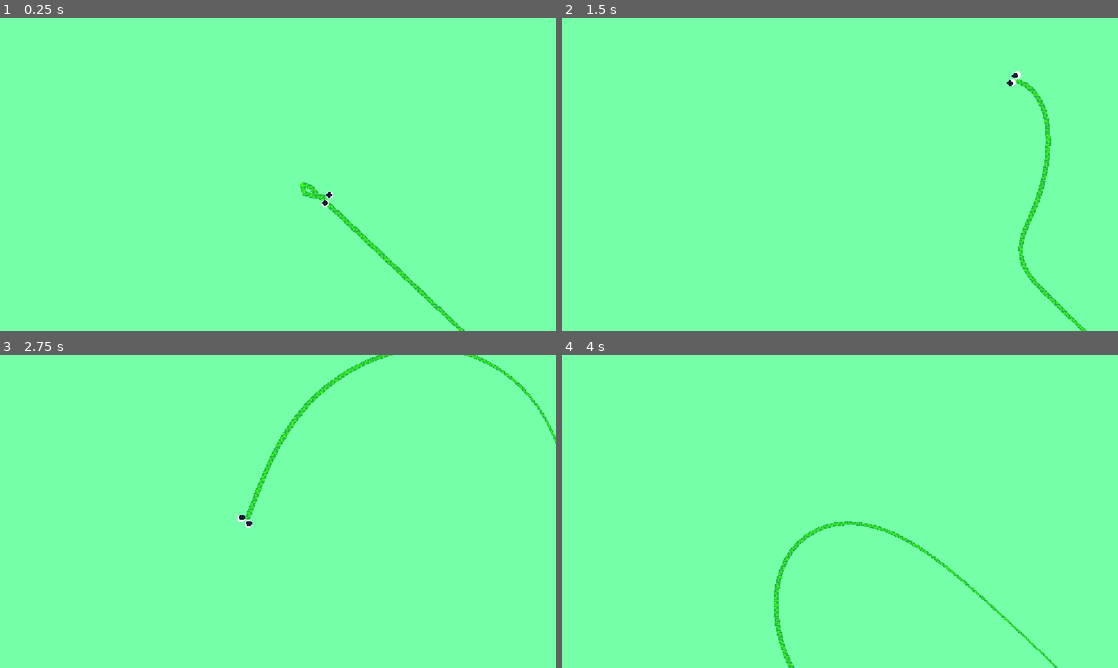
Above: before the commit, frames 1-4 (two rows, left to right).
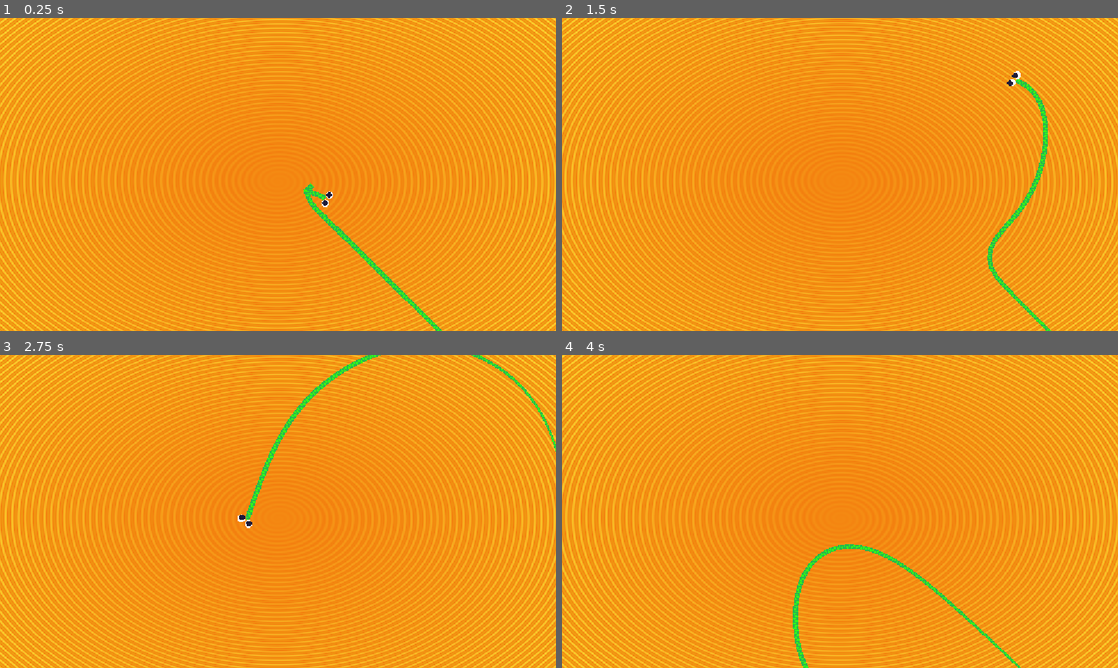
Above: after the commit, the same moments.

Repository: LeviathanGamez/Coil-Rush
Game: Godot game, scene res://scenes/main.tscn
Same seed, same stepped clock (60 frames per second), same inputs: the game is played once before the commit and once after it.
Inputs (mouse positions are in pixels of both pictures, inside the frame that each line leads up to):
- Up to frame 1 (0.25 s): no input
- Up to frame 2 (1.5 s): tap Enter at 0.5 s; move the mouse to (962, 158) at 0.52 s; hold Right 0.53-1.28 s; hold Space (click) 0.53-1.28 s; click (962, 158) at 0.67 s; move the mouse to (728, 190) at 1.27 s; hold Down from 1.28 s (still down); tap Alt at 1.35 s; click (728, 190) at 1.42 s
- Up to frame 3 (2.75 s): move the mouse to (333, 442) at 2.02 s; release Down at 2.03 s; hold Right from 2.03 s (still down); tap Shift at 2.1 s; click (333, 442) at 2.17 s
- Up to frame 4 (4 s): move the mouse to (812, 574) at 2.77 s; release Right at 2.78 s; hold Up 2.78-3.53 s; tap Space (click) at 2.85 s; click (812, 574) at 2.92 s; move the mouse to (1006, 558) at 3.52 s; hold Left from 3.53 s (still down); tap Alt at 3.6 s; click (1006, 558) at 3.67 s

The runs differ from the first frame. In frame 1, 100% of the frame differs, in the area x 0-100%, y 0-100%; in frame 2, 100%; in frame 3, 100%; in frame 4, 100%.

Commit message:
Added Sandy Background

Diff:
--- a/procedural-life/classes/joint.gd
+++ b/procedural-life/classes/joint.gd
@@ -18,7 +18,7 @@
 	var normal = Vector2(-direction.y,direction.x)
 
 	var t = Time.get_ticks_msec()/1000
-	var wave = sin(t * 100 + index * 0.4) * 0.1
+	var wave = sin(t * 1000 + index * 0.4) * 0.1
 	direction = direction.rotated(wave)
 	position = parent.position + direction * distance
 
--- a/procedural-life/scenes/main.tscn
+++ b/procedural-life/scenes/main.tscn
@@ -1,17 +1,35 @@
 [gd_scene format=3 uid="uid://dayetbey1huwv"]
 
 [ext_resource type="PackedScene" uid="uid://chb7he2my5eub" path="res://entities/snake2/snake_2.tscn" id="1_o5qli"]
+[ext_resource type="Shader" uid="uid://ccc1kjvjx8j2m" path="res://shaders/twirl.gdshader" id="2_0wfyh"]
+
+[sub_resource type="ShaderMaterial" id="ShaderMaterial_o5qli"]
+shader = ExtResource("2_0wfyh")
+shader_parameter/strength = 786.0
+shader_parameter/pivot = Vector2(0.5, 0.5)
+
+[sub_resource type="Gradient" id="Gradient_o5qli"]
+resource_local_to_scene = true
+offsets = PackedFloat32Array(0, 0.5424528, 1)
+colors = PackedColorArray(0.9863281, 0.89068425, 0.19649506, 1, 0.9550781, 0.4994428, 0.057826996, 1, 0.93359375, 0.66912585, 0.07658386, 1)
+
+[sub_resource type="GradientTexture2D" id="GradientTexture2D_3381y"]
+gradient = SubResource("Gradient_o5qli")
+width = 1000
+height = 1000
+repeat = 2
 
 [node name="Main" type="Node2D" unique_id=1662933116]
 
 [node name="Camera2D" type="Camera2D" parent="." unique_id=358829658]
 
-[node name="ColorRect" type="ColorRect" parent="." unique_id=1436051531]
+[node name="snake2" parent="." unique_id=274647588 instance=ExtResource("1_o5qli")]
+
+[node name="TextureRect" type="TextureRect" parent="." unique_id=843239813]
 z_index = -1
-offset_left = -768.0
-offset_top = -467.0
-offset_right = 827.0
-offset_bottom = 480.0
-color = Color(0.4627451, 1, 0.6627451, 1)
-
-[node name="snake2" parent="." unique_id=274647588 instance=ExtResource("1_o5qli")]
+material = SubResource("ShaderMaterial_o5qli")
+offset_left = -849.0
+offset_top = -552.0
+offset_right = 851.0
+offset_bottom = 581.0
+texture = SubResource("GradientTexture2D_3381y")
--- /dev/null
+++ b/procedural-life/shaders/rotate.gdshader
@@ -0,0 +1,29 @@
+shader_type canvas_item;
+
+uniform float angle : hint_range(0.0, 2.0 * 3.14, 0.1);
+uniform vec2 pivot = vec2(0.5,0.5);
+
+vec2 RotateUV( vec2 uv, vec2 center, float angle_rad){
+	mat2 rm = mat2(
+		vec2(cos(angle_rad),-sin(angle_rad)),
+		vec2(sin(angle_rad),cos(angle_rad))
+	);
+	uv -= center;
+	uv = rm * uv;
+	uv += center;
+
+	return uv;
+}
+
+void fragment() {
+	vec2 new_uv = RotateUV(UV, pivot, angle);
+	vec4 color_image = texture(TEXTURE, new_uv);
+	COLOR = color_image;
+	//COLOR.rg = UV;
+}
+
+
+//void light() {
+//	// Called for every pixel for every light affecting the CanvasItem.
+//	// Uncomment to replace the default light processing function with this one.
+//}
--- /dev/null
+++ b/procedural-life/shaders/twirl.gdshader
@@ -0,0 +1,31 @@
+shader_type canvas_item;
+
+uniform float strength : hint_range(0.0, 1000, 1);
+uniform vec2 pivot = vec2(0.5,0.5);
+
+vec2 TwirlUV( vec2 uv, vec2 center, float angle_rad){
+
+	uv -= center;
+	angle_rad *=  length(uv);
+	mat2 rm = mat2(
+		vec2(cos(angle_rad),-sin(angle_rad)),
+		vec2(sin(angle_rad),cos(angle_rad))
+	);
+	uv = rm * uv;
+	uv += center;
+
+	return uv;
+}
+
+void fragment() {
+	vec2 new_uv = TwirlUV(UV, pivot, strength+ float(sin(TIME)*2.0) * 10.0);
+	vec4 color_image = texture(TEXTURE, new_uv);
+	COLOR = color_image;
+	//COLOR.rg = UV;
+}
+
+
+//void light() {
+//	// Called for every pixel for every light affecting the CanvasItem.
+//	// Uncomment to replace the default light processing function with this one.
+//}
Not shown, added: procedural-life/shaders/rotate.gdshader.uid
Not shown, added: procedural-life/shaders/twirl.gdshader.uid
